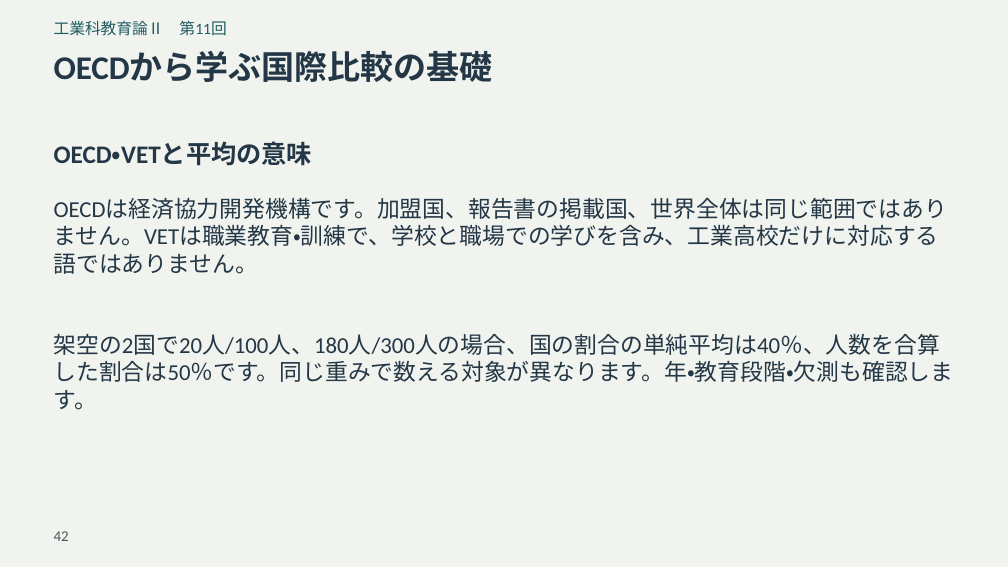
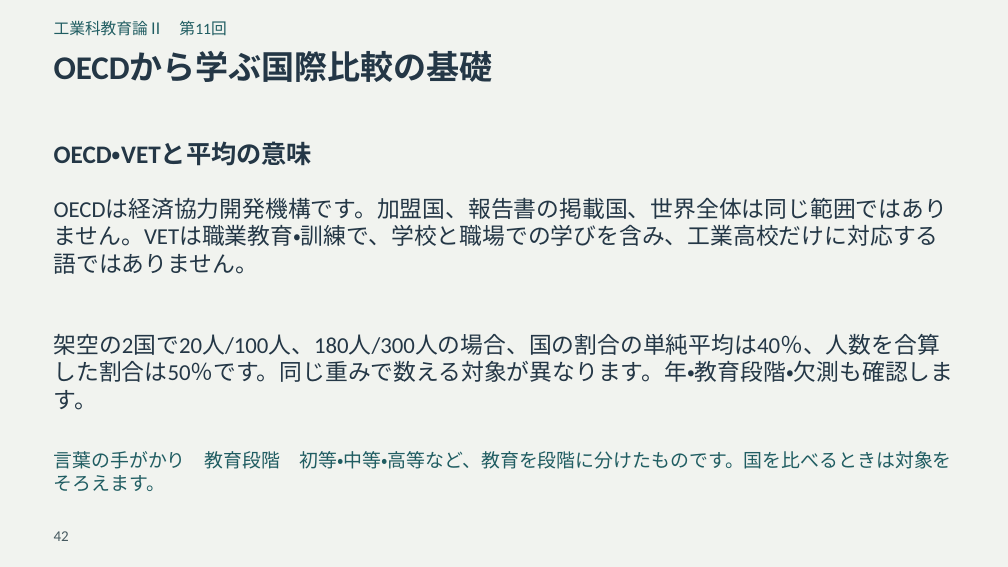
Before and after one commit to zooc-14calbp/industrial-education-ii, a slide deck: slide 42 of reorganized/20261105/expanded/slides.pptx. Drawn at 1008x567 pixels with LibreOffice and Linux fonts; fonts in the diff are those of the drawing. Boxes give left, top, right and bottom in pixels: in the first picture for what was removed or moved away, otherwise in the second. Text is boxed around its words. In the diff, an @@ line names an element or a change of style, - is before the commit and + after.

```diff
--- a/reorganized/20261105/expanded/slides.pptx
+++ b/reorganized/20261105/expanded/slides.pptx
@@ text added at (x1=54, y1=451, x2=952, y2=469), 18 pt, text #205D62 @@
+言葉の手がかり 教育段階 初等・中等・高等など、教育を段階に分けたものです。国を比べるときは対象をそろえます。
```
Also in this commit, not shown: 15 other slides changed, 30 other files.
